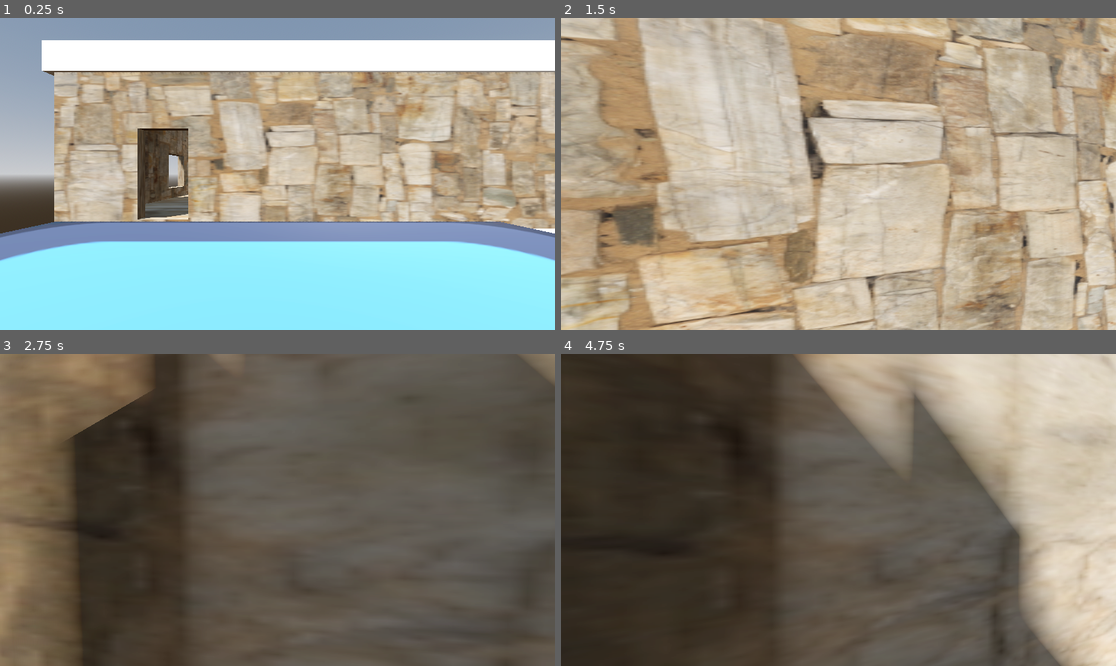
Above: before the commit, frames 1-4 (two rows, left to right).
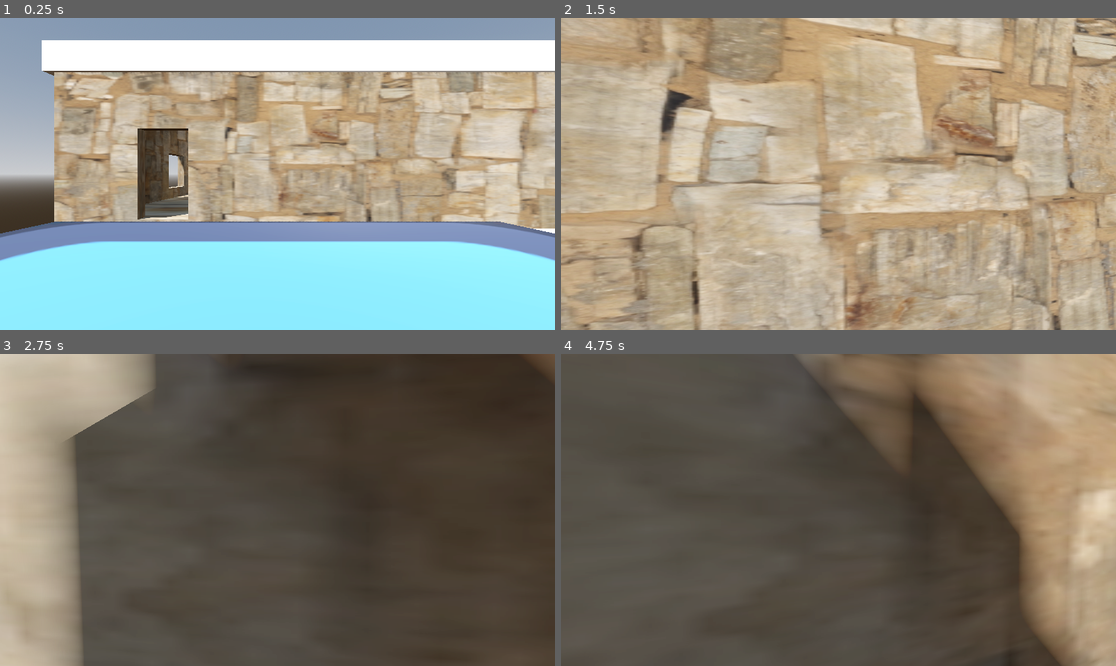
Above: after the commit, the same moments.

Repository: christiannoll/FirstPersonGame
Game: Godot game, scene res://levels/level.tscn
Two runs of this game, one before a commit and one after it. Both use one fixed random seed, a clock stepped at 60 frames per second and the inputs below. The engine's default icon, where the game draws it, is replaced by a stand-in: a white triangle on a blue panel in a dark square.
Inputs (mouse positions are in pixels of both pictures, inside the frame that each line leads up to):
- Up to frame 1 (0.25 s): no input
- Up to frame 2 (1.5 s): tap Enter at 0.5 s; move the mouse to (866, 174) at 0.52 s; hold W (forward) from 0.53 s (still down); tap Space (jump) at 0.77 s; move the mouse to (810, 174) at 1.27 s
- Up to frame 3 (2.75 s): keep holding W (forward); tap Space (jump) at 1.52 s; move the mouse to (288, 503) at 2.02 s
- Up to frame 4 (4.75 s): keep holding W (forward); tap Space (jump) at 2.75, 3.02, 3.77, 4.52 s; move the mouse to (832, 516) at 2.77 s; move the mouse to (877, 513) at 3.52 s; move the mouse to (794, 506) at 4.27 s

The runs differ from the first frame. In frame 1, 24% of the frame differs, in the area x 9-100%, y 17-68%; in frame 2, 61%; in frame 3, 72%; in frame 4, 78%, in the area x 0-100%, y 0-100%.

Commit message:
Added house_material to all walls

Diff:
--- a/materials/house_material.tres
+++ b/materials/house_material.tres
@@ -4,4 +4,4 @@
 
 [resource]
 albedo_texture = ExtResource("1_kfeee")
-uv1_scale = Vector3(3, 3, 3)
+uv1_scale = Vector3(2, 2, 2)
--- a/scenery/house.tscn
+++ b/scenery/house.tscn
@@ -241,6 +241,7 @@
 
 [node name="Cube_001" type="MeshInstance3D" parent="meshes" unique_id=619548788]
 transform = Transform3D(7.131, 0, 0, 0, 5.003208, 0, 0, 0, 7.15, -13.754909, 0.28271347, 7.5569506)
+material_override = ExtResource("1_cdgek")
 mesh = SubResource("ArrayMesh_s6hrk")
 
 [node name="StaticBody3D" type="StaticBody3D" parent="meshes/Cube_001" unique_id=1372315542]
@@ -250,6 +251,7 @@
 
 [node name="Cube_002" type="MeshInstance3D" parent="meshes" unique_id=704474209]
 transform = Transform3D(7.131, 0, 0, 0, 5.003208, 0, 0, 0, 7.15, 0.46745124, 0.28271347, 7.5569506)
+material_override = ExtResource("1_cdgek")
 mesh = SubResource("ArrayMesh_ok6lv")
 
 [node name="StaticBody3D" type="StaticBody3D" parent="meshes/Cube_002" unique_id=1712469484]
@@ -259,6 +261,7 @@
 
 [node name="Cube_003" type="MeshInstance3D" parent="meshes" unique_id=1690635015]
 transform = Transform3D(5.3152623, 0, 0, 0, 5.0032077, 0, 0, 0, 4.7986345, -15.072392, 0.28271347, -9.5326805)
+material_override = ExtResource("1_cdgek")
 mesh = SubResource("ArrayMesh_ykstq")
 
 [node name="StaticBody3D" type="StaticBody3D" parent="meshes/Cube_003" unique_id=427042303]
